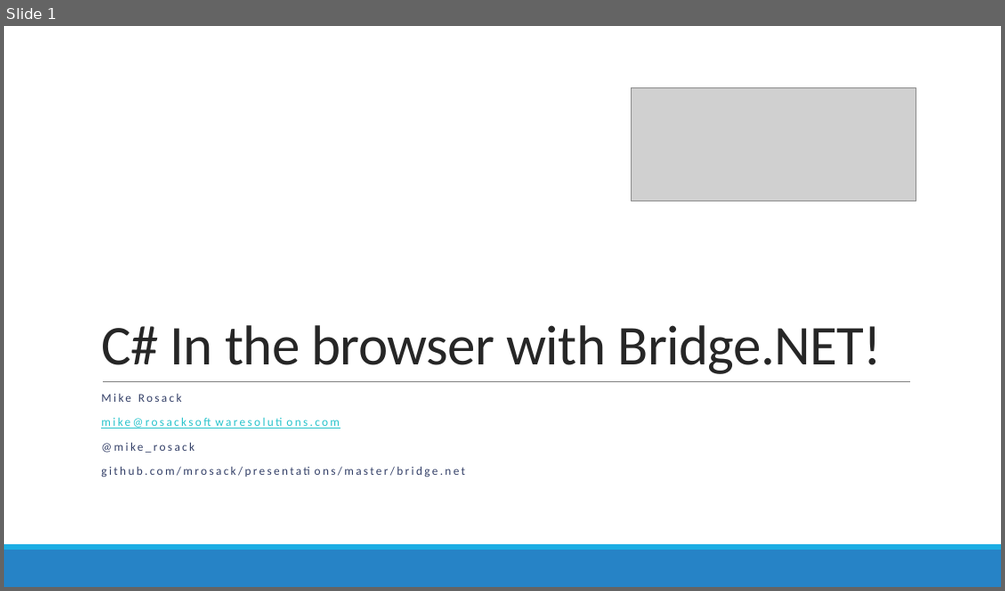
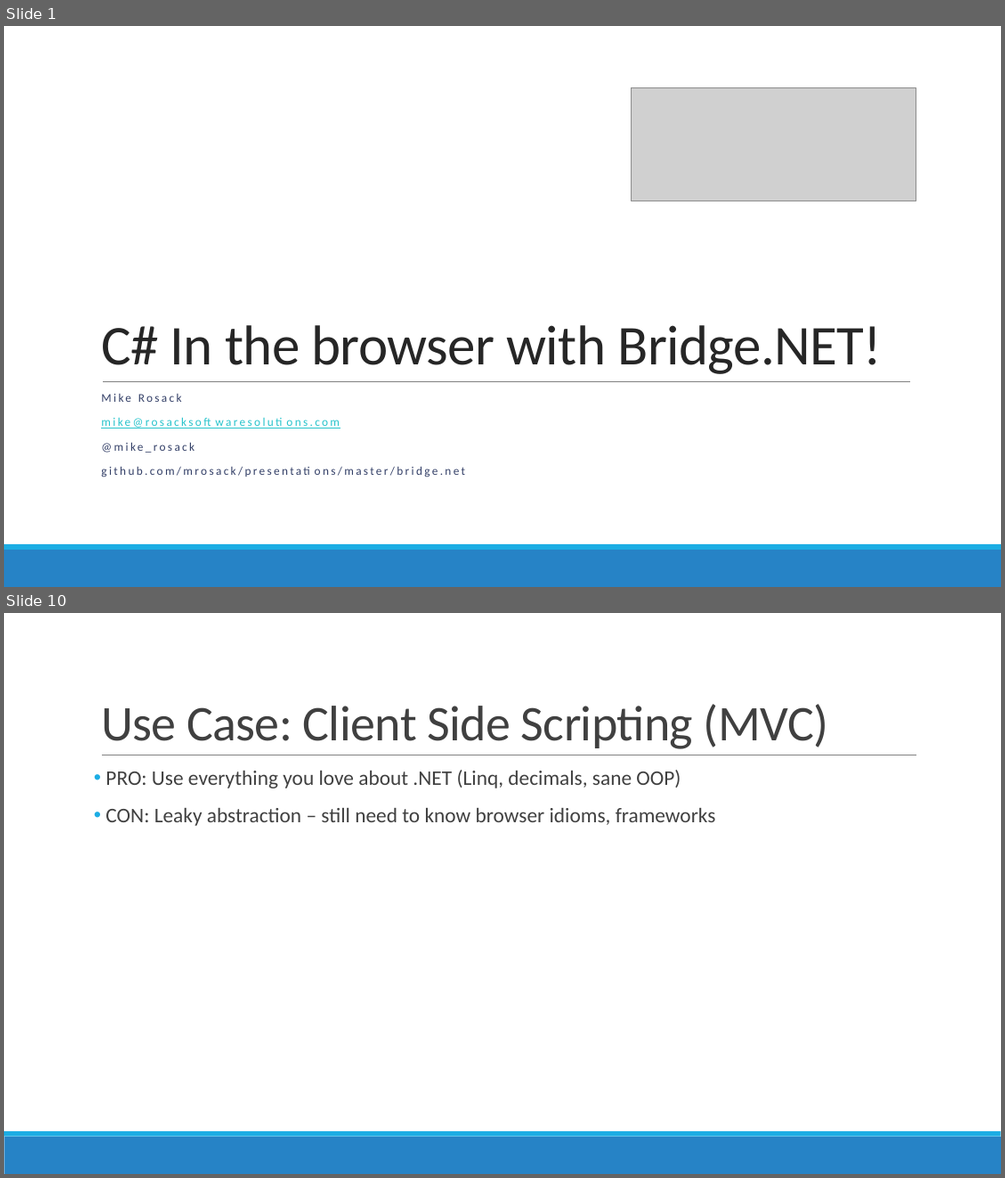
Before and after one commit to mrosack/presentations, a slide deck: bridge.net/bridge-net.pptx. Shown one above the other, each under a label of ours: slide 1 before the commit, slides 1 and 10 after it; the slides between them are not shown. The pictures are 1005x591 and 1005x1178 pixels, drawn with LibreOffice and Linux fonts; fonts in the diff are those of the drawing; grey boxes stand for pictures. Boxes give left, top, right and bottom in pixels: in the first picture for what was removed or moved away, otherwise in the second. Text is boxed around its words. In the diff, an @@ line names an element or a change of style, - is before the commit and + after.

```diff
--- a/bridge.net/bridge-net.pptx
+++ b/bridge.net/bridge-net.pptx
@@ slide 10 added at bbox=[4, 613, 1001, 1174], background #FFFFFF; not listed: 2 template elements that a slide beside it also shows @@
@@ title added at bbox=[101, 704, 829, 749], 48 pt, text #404040 @@
+Use Case: Client Side Scripting (MVC)
@@ line added from (102, 755) to (917, 755), #808080 0.5 pt @@
@@ text added at bbox=[105, 770, 716, 826], 20 pt, text #404040 @@
+• PRO: Use everything you love about .NET (Linq, decimals, sane OOP)
+• CON: Leaky abstraction – still need to know browser idioms, frameworks
```
Also in this commit, not shown: 11 other slides added, 1 slide removed.
